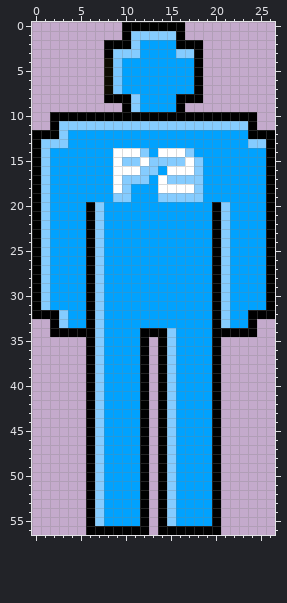
Edited in one commit: pixel-art sprite (textures/hud_player_blue.png). Above is the file before it was changed.
The file is 81x171 pixels, drawn in blocks of 3x3; one block is one cell here. Colours within 5 levels of each other are drawn and written as one.
After the commit:
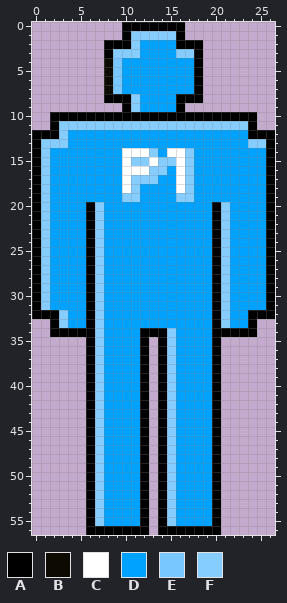
Palette (. is transparent): A #000000  B #0d0b01  C #ffffff  D #00a2ff  E #79c7ff  F #85ccff
From the commit log: Player Number fixes and experimental menu customisation
The exact change:
y 14: x 9 C -> D; x 12..14 FDC -> CFD
y 15: x 9..10 CF -> DC; x 12..13 CF -> FC; x 16..18 FCF -> CFD
y 16: x 9 C -> D; x 12 F -> C; x 14..15 DC -> FD; x 17..18 CF -> FD
y 17: x 9..10 CF -> DC; x 13..16 DCFF -> FDDC; x 18 F -> D
y 18: x 9..11 CFD -> DCF; x 14..15 CC -> DD; x 17..18 CF -> FD
y 19: x 9 F -> D; x 11 D -> F; x 14..15 FF -> DD; x 18 F -> D
Pixel boxes of the changes (left, top, right, bottom) in both pictures:
changed: (113, 148, 203, 202)
